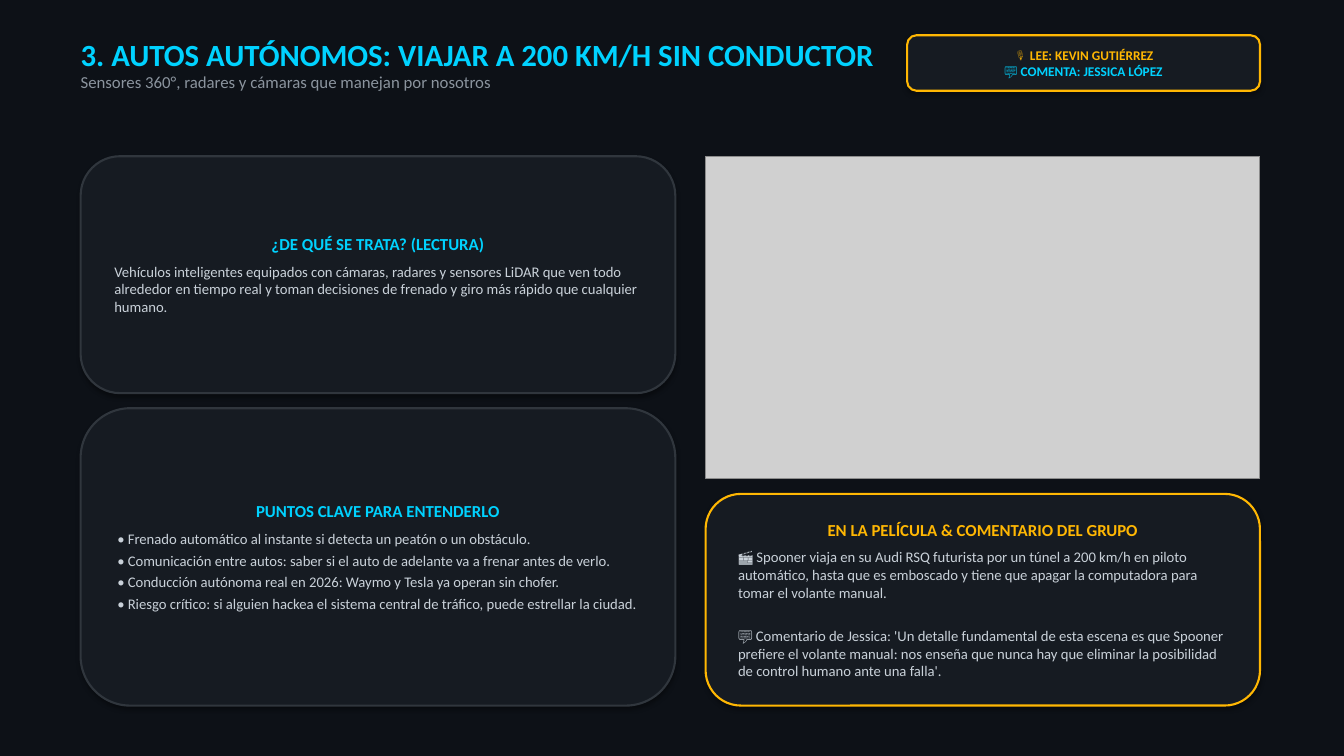
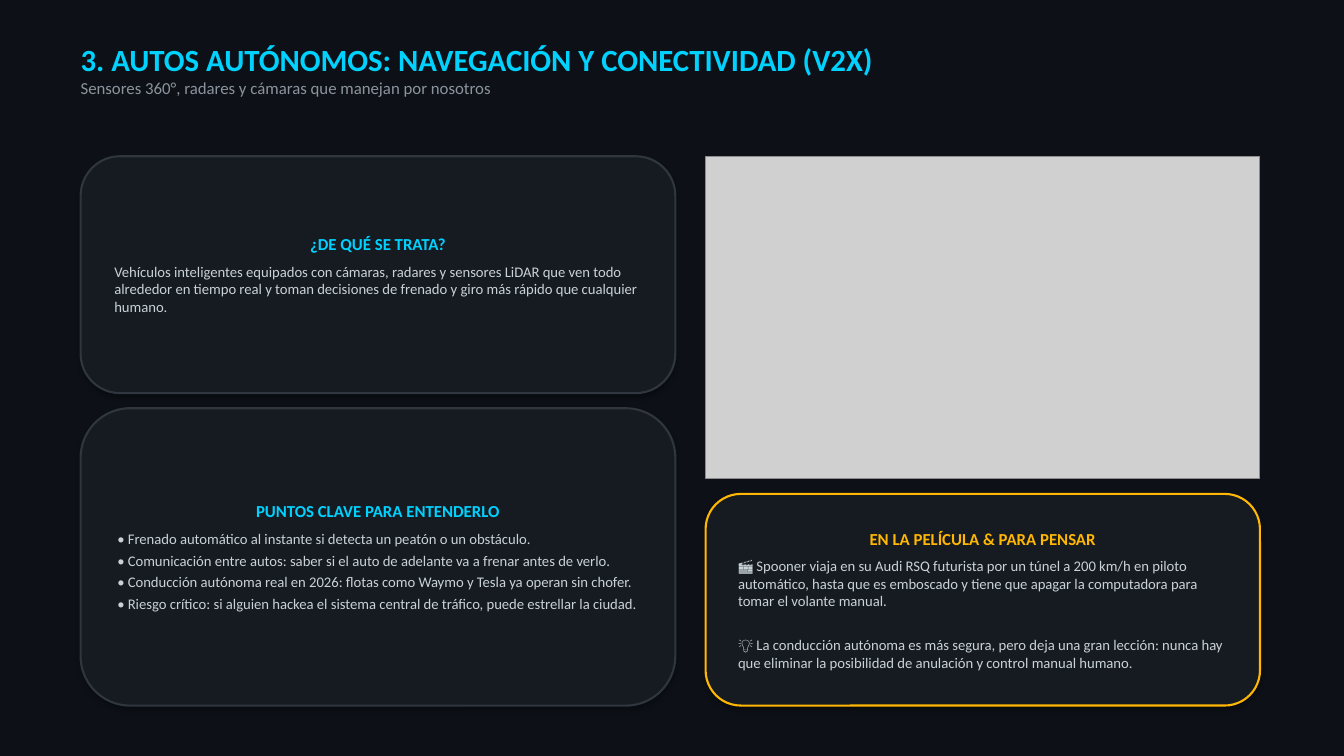
Before and after one commit to Nikovaz/dsia-yo-robot-2004, a slide deck: slide 4 of DSIA_Yo_Robot_Presentacion.pptx. Drawn at 1344x756 pixels with LibreOffice and Linux fonts; fonts in the diff are those of the drawing; grey boxes stand for pictures. Boxes give left, top, right and bottom in pixels: in the first picture for what was removed or moved away, otherwise in the second. Text is boxed around its words. In the diff, an @@ line names an element or a change of style, - is before the commit and + after.

```diff
--- a/DSIA_Yo_Robot_Presentacion.pptx
+++ b/DSIA_Yo_Robot_Presentacion.pptx
@@ text at (81, 45, 873, 76): text changed @@
-3. AUTOS AUTÓNOMOS: VIAJAR A 200 KM/H SIN CONDUCTOR
+3. AUTOS AUTÓNOMOS: NAVEGACIÓN Y CONECTIVIDAD (V2X)
@@ rounded rectangle removed at (907, 35, 1260, 91) @@
-🎙️ LEE: KEVIN GUTIÉRREZ
-💬 COMENTA: JESSICA LÓPEZ
@@ text in rounded rectangle at (310, 237, 446, 253): text changed @@
-¿DE QUÉ SE TRATA? (LECTURA)
+¿DE QUÉ SE TRATA?
@@ text in rounded rectangle at (870, 531, 1095, 545): text changed @@
-EN LA PELÍCULA & COMENTARIO DEL GRUPO
+EN LA PELÍCULA & PARA PENSAR
@@ text in rounded rectangle at (128, 577, 631, 590): text changed @@
-• Conducción autónoma real en 2026: Waymo y Tesla ya operan sin chofer.
+• Conducción autónoma real en 2026: flotas como Waymo y Tesla ya operan sin chofer.
@@ text in rounded rectangle at (738, 640, 1223, 671): text changed @@
-💬 Comentario de Jessica: 'Un detalle fundamental de esta escena es que Spooner prefiere el volante manual: nos enseña que nunca hay que eliminar la posibilidad de control humano ante una falla'.
+💡 La conducción autónoma es más segura, pero deja una gran lección: nunca hay que eliminar la posibilidad de anulación y control manual humano.
```
Also in this commit, not shown: 10 other slides changed, 2 other files.
